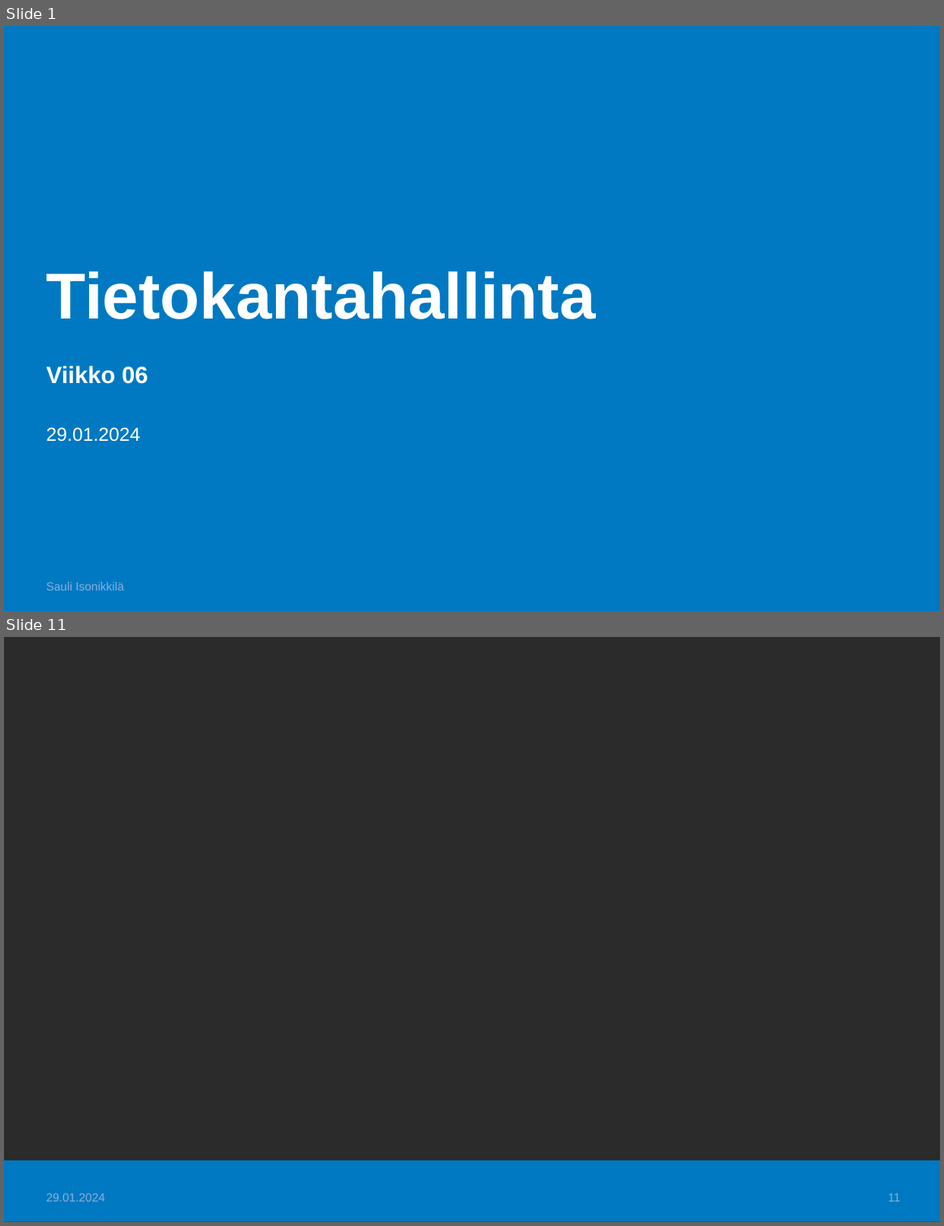
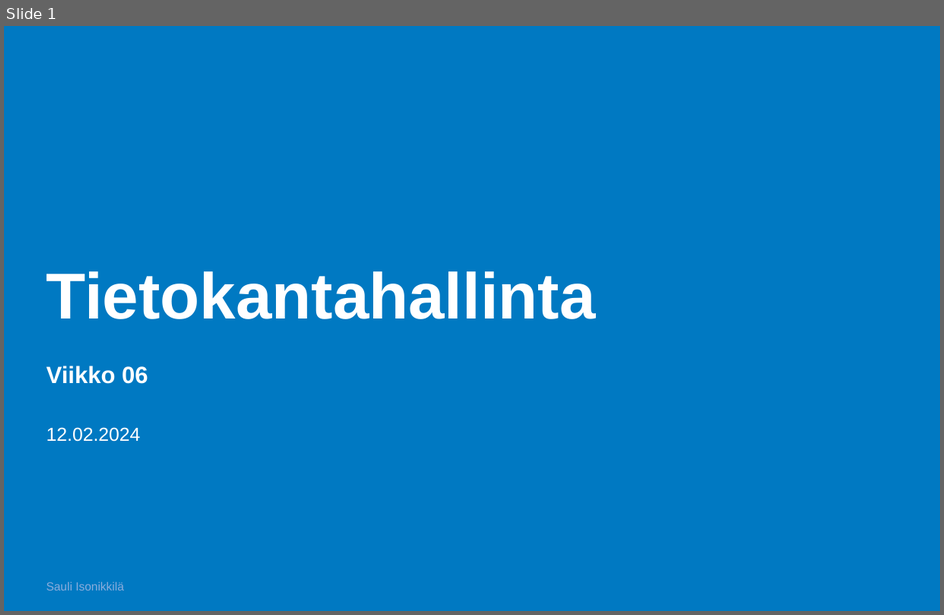
Before and after one commit to Tietokantahallinta/Tietokantahallinta.github.io, a slide deck: luennot/viikko06/Luentokalvot_06.odp. Shown one above the other, each under a label of ours: slides 1 and 11 before the commit, slide 1 after it; the slides between them are not shown. The pictures are 944x1226 and 944x615 pixels, drawn with LibreOffice and Linux fonts; fonts in the diff are those of the drawing; background and template pictures are left out; a plain dark background stands for a picture behind light text. Boxes give left, top, right and bottom in pixels: in the first picture for what was removed or moved away, otherwise in the second. Text is boxed around its words. In the diff, an @@ line names an element or a change of style, - is before the commit and + after.

```diff
--- a/luennot/viikko06/Luentokalvot_06.odp
+++ b/luennot/viikko06/Luentokalvot_06.odp
@@ slide 11 removed at [4,637,940,1222], background picture (left out); not listed: 1 template element that a slide beside it also shows @@
@@ text removed at [47,1193,105,1202] @@
-29.01.2024
@@ page number removed at [889,1193,901,1202] @@
-11
@@ slide 1 changed as well @@
@@ text at [47,427,141,442]: text changed @@
-29.01.2024
+12.02.2024
```
Also in this commit, not shown: 1 other slide changed, 1 slide added, 8 other slides removed, 14 other files.
